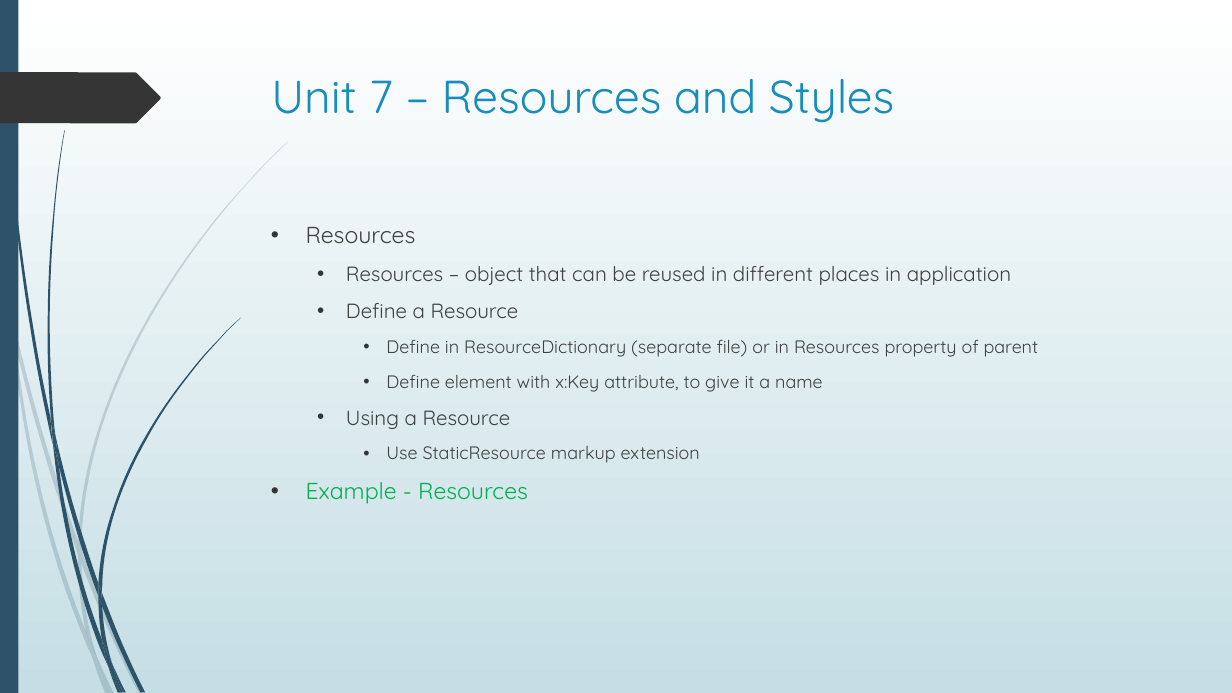
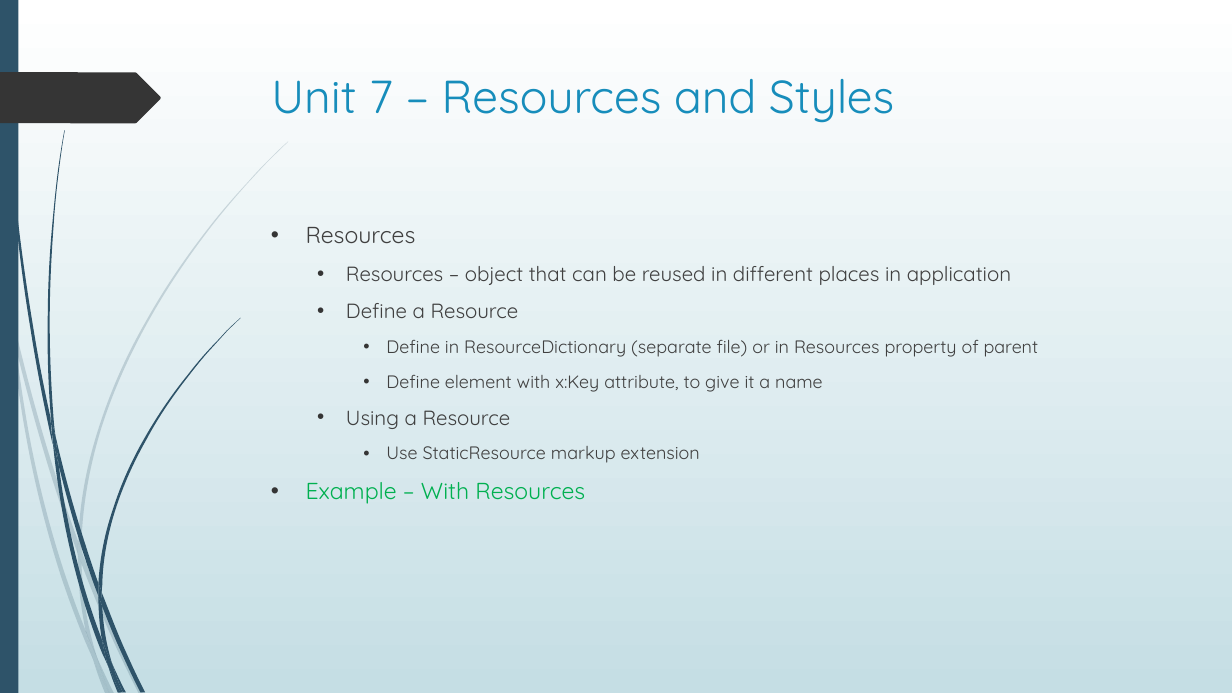
Before and after one commit to seanpsexton/wpf-workshop-solutions, a slide deck: slide 37 of WPF-Workshop-Sexton-Oct2023.pptx. Drawn at 1232x693 pixels with LibreOffice and Linux fonts; fonts in the diff are those of the drawing. Boxes give left, top, right and bottom in pixels: in the first picture for what was removed or moved away, otherwise in the second. Text is boxed around its words. In the diff, an @@ line names an element or a change of style, - is before the commit and + after.

```diff
--- a/WPF-Workshop-Sexton-Oct2023.pptx
+++ b/WPF-Workshop-Sexton-Oct2023.pptx
@@ text at (306,482,585,504): text changed @@
-• Example - Resources
+• Example – With Resources
```
Also in this commit, not shown: 4 other slides changed.
